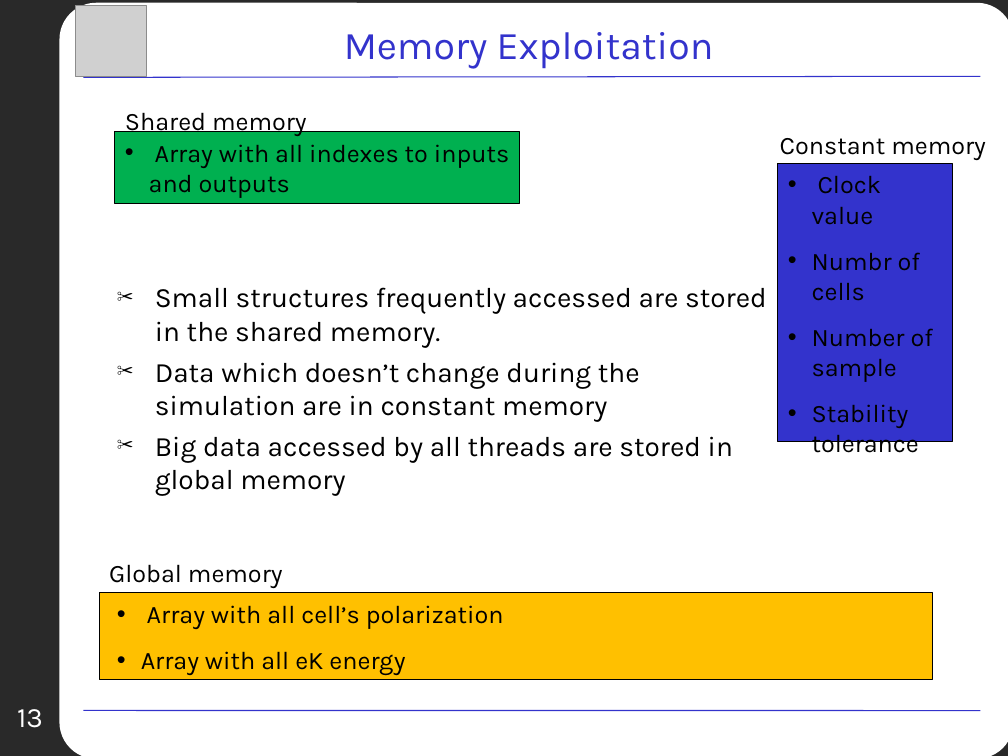
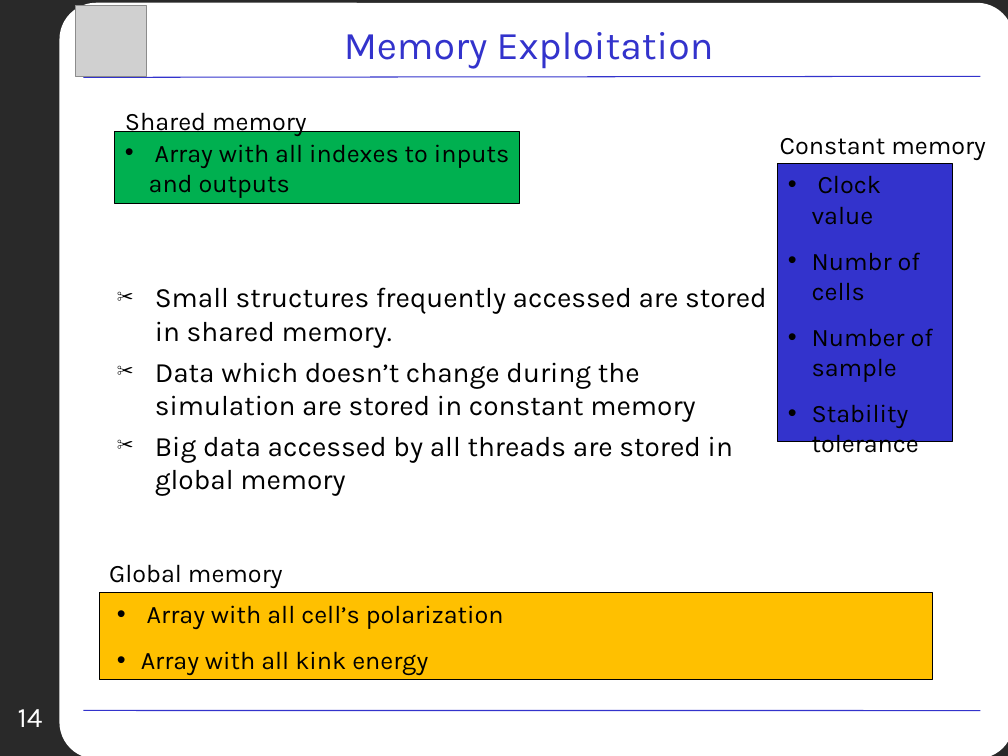
Before and after one commit to Anthz/qcadesigner-cuda, a slide deck: slide 14 of docs/bistable/PPT/Presentation.ppt (slide 13 before the commit). Drawn at 1008x756 pixels with LibreOffice and Linux fonts; fonts in the diff are those of the drawing; grey boxes stand for pictures; background and template pictures are left out. Boxes give left, top, right and bottom in pixels: in the first picture for what was removed or moved away, otherwise in the second. Text is boxed around its words. In the diff, an @@ line names an element or a change of style, - is before the commit and + after.

```diff
--- a/docs/bistable/PPT/Presentation.ppt
+++ b/docs/bistable/PPT/Presentation.ppt
@@ text at (155,287,767,422): text changed @@
-✂ Small structures frequently accessed are stored in the shared memory.
-✂ Data which doesn’t change during the simulation are in constant memory
+✂ Small structures frequently accessed are stored in shared memory.
+✂ Data which doesn’t change during the simulation are stored in constant memory
@@ text at (141,651,428,676): text changed @@
-• Array with all eK energy
+• Array with all kink energy
@@ page number at (18,709,43,727): text changed @@
-13
+14
```
Also in this commit, not shown: 10 other slides changed, 4 slides added, 3 slides removed, 1 other file.
